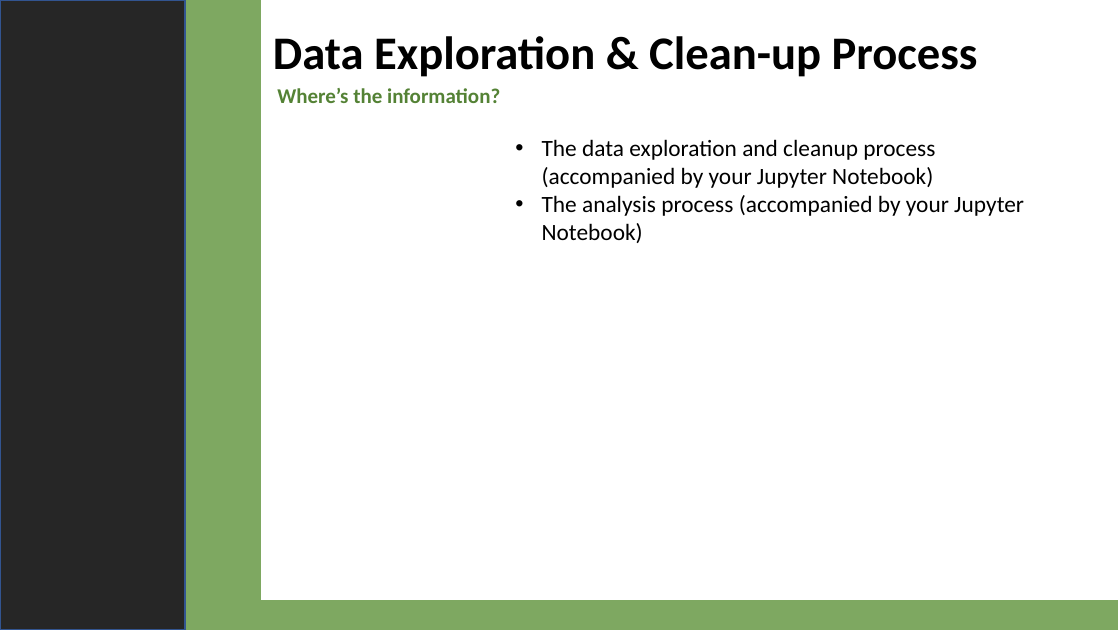
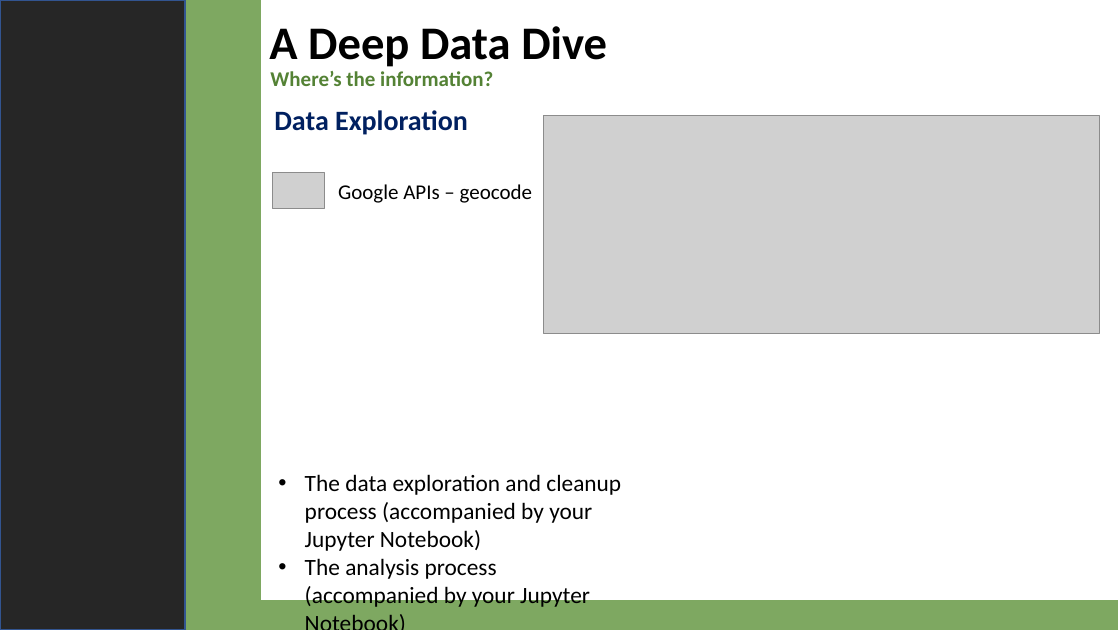
Before and after one commit to 4d4m43/DrinkAndBeHapPY, a slide deck: slide 4 of DrinkandBeHappy.pptx (slide 3 before the commit). Drawn at 1120x630 pixels with LibreOffice and Linux fonts; fonts in the diff are those of the drawing; grey boxes stand for pictures. Boxes give left, top, right and bottom in pixels: in the first picture for what was removed or moved away, otherwise in the second. Text is boxed around its words. In the diff, an @@ line names an element or a change of style, - is before the commit and + after.

Commit message:
added changes to DrinkandBeHappy including data slides and plots, etc.

```diff
--- a/DrinkandBeHappy.pptx
+++ b/DrinkandBeHappy.pptx
@@ text at (269,26,607,67): text changed @@
-Data Exploration & Clean-up Process
+A Deep Data Dive
@@ text "Where’s the information?": place and size @@
-text "Where’s the information?" at (277,88,500,103)
+text "Where’s the information?" at (270,71,493,86)
@@ text added at (274,110,468,135), 24 pt, text #002060, bold @@
+Data Exploration
@@ picture added at (544,116,1101,334) @@
@@ picture added at (273,173,324,208) @@
@@ text added at (338,184,532,203), 18 pt, text #000000 @@
+Google APIs – geocode
@@ text "The data exploration and cleanup ..." rewrapped from (542,139,1024,243) to (305,474,621,609) @@
```
Also in this commit, not shown: 2 slides added, 1 slide removed, 2 other files.
